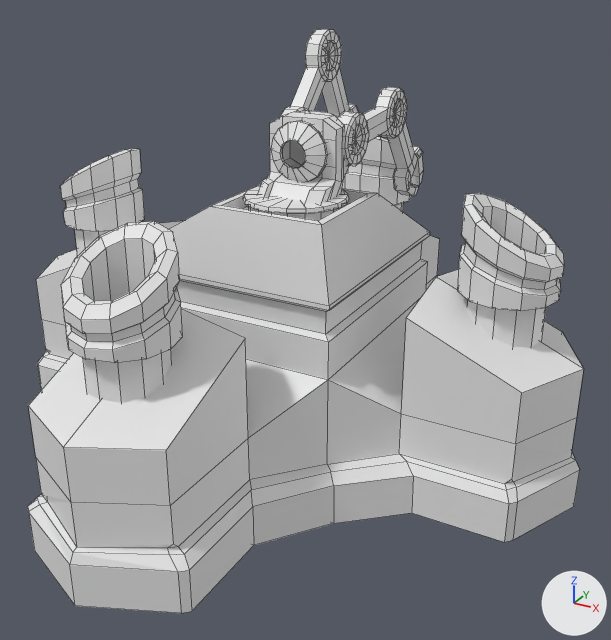
An edit to the OBJ model Project -v1.0.2 - 4.2.0/Project -v1.0.2 - 4.2.0/Assets/Resources/Models/TurretShop.obj, drawn before and after from the same camera.
One viewpoint serves both versions: a 50 mm camera at (11.8, -20.2, 12.3) aimed at (1.0, -0.4, 2.5). The lights are fixed; the arrows at lower right show +X, +Y and +Z. Mesh edges are drawn as thin lines. Where no turn or scale is listed for an object, it has been applied to the vertices.

The first picture shows 'TurretShop'.
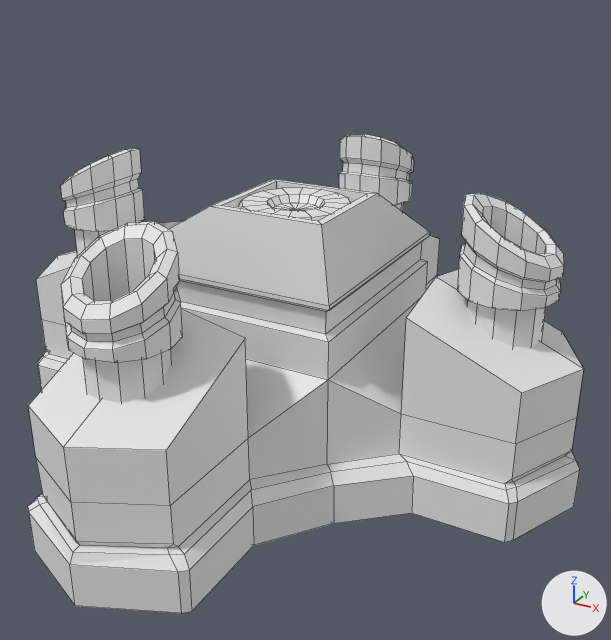
The newer file is also turned or shifted as a whole; pictures and numbers use the older file's frame.

The change, as a list of edits to the scene's bpy script:
```text
Change me_turretshop:
    used by ob_turretshop; location = (0.0, 0.0, 0.0)
    verts and faces of me_turretshop; kept vertices keep their numbers, new ones are numbered from 1635
    before: 897 (1.9, -8.2, 1.2) at pixel (170, 505), 898 (-2.1, -8.2, 1.2) at pixel (35, 457), 984 (1.9, -8.2, 0.2) at pixel (173, 544), 985 (1.7, -8.2, 0.0) at pixel (167, 548), 987 (1.8, -8.3, -0.1) at pixel (169, 555)
    before: 988 (-1.9, -8.2, 0.0) at pixel (47, 502), 989 (-2.1, -8.2, 0.2) at pixel (41, 493), 991 (-2.1, -8.3, -0.1) at pixel (39, 504), 1074 (-0.1, -9.1, 1.2) at pixel (70, 502), 1075 (-0.1, -9.1, 0.0) at pixel (76, 547)
    before: 1076 (-0.1, -9.3, -0.1) at pixel (72, 552)
    remove me_turretshop.from_pydata(...)  # 1635 vertices, 1671 faces; spans x -9.3..9.0, y -9.4..9.3, z -1.5..10.3
    add me_turretshop.from_pydata(...)  # 833 vertices, 875 faces; spans x -9.3..9.0, y -9.4..9.3, z -1.5..6.6
    me_turretshop part 1: the loose piece of 73 vertices spanning x -0.1..2.6, y -2.8..-0.1, z 6.0..6.5 is rebuilt with 66 vertices and now spans x -0.3..2.8, y -3.1..0.1, z 6.0..6.3
    me_turretshop part 2: 6 loose pieces with 800 vertices, spanning x 0.2..2.3, y -2.3..4.9, z 5.2..10.3, are deleted
    me_turretshop part 3
    3 vertices are removed from x -9.0..8.8, y -0.1..1.9, z 0.0..0.2
    15 faces are deleted
    7 vertices are added at x -9.0..8.8, y -0.1..9.0, z 0.0..1.2
    20 new faces join them
    me_turretshop part 4
    add delete_vertices([1075])  # with the faces that use them
    add verts[1642] = (-0.1, -9.0, 0.0)  # pixel (79, 545)
    add verts[1643] = (-0.1, -9.1, 0.1)  # pixel (75, 541)
    add faces += [(988, 991, 1076, 1642), (898, 989, 1643, 1074), (984, 1643, 1642, 985), (985, 1642, 1076, 987), (897, 1074, 1643, 984), (988, 1642, 1643, 989)]
```

Where the change shows, as pixel boxes (x1, y1, x2, y2) in the pictures (611 x 640 px; the box of a moved part takes in the faces that stretch with it):
'TurretShop', reshaped (18% shorter): before (28, 29, 584, 613); after (28, 134, 584, 613)
part 1 of me_turretshop, rebuilt (8% shorter): before (243, 185, 349, 221); after (238, 188, 350, 221)
part 2 of me_turretshop, deleted: before (258, 29, 423, 204)
part 3 of me_turretshop, moved or reshaped: before (37, 249, 576, 487); after (37, 221, 576, 487)
part 4 of me_turretshop, moved or reshaped: (36, 458, 173, 555) in both
